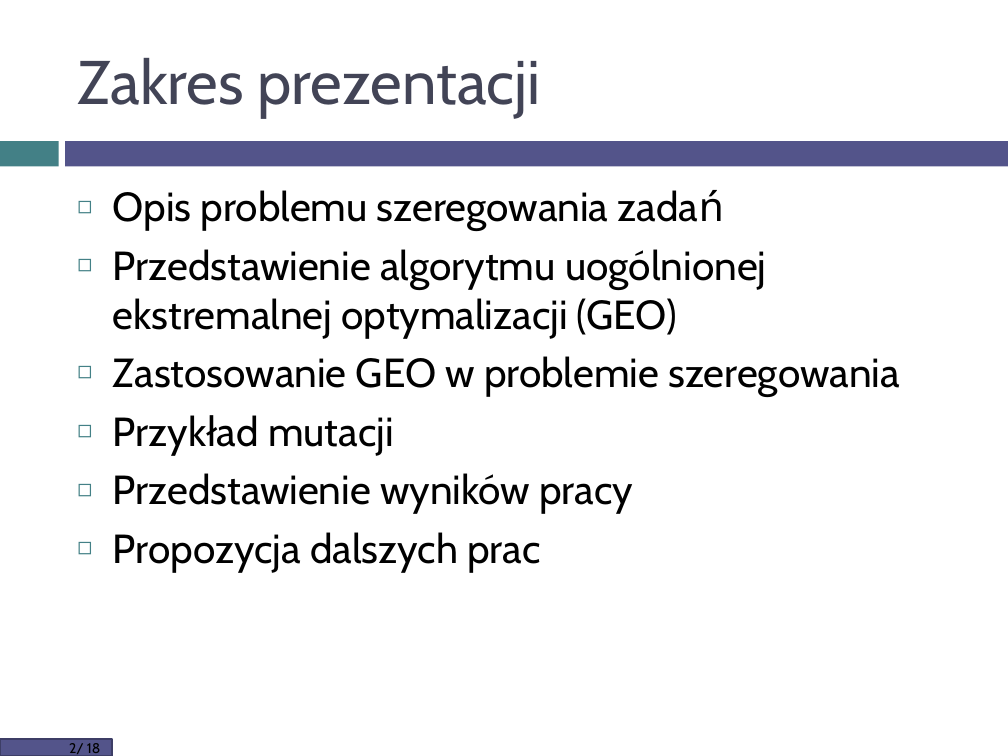
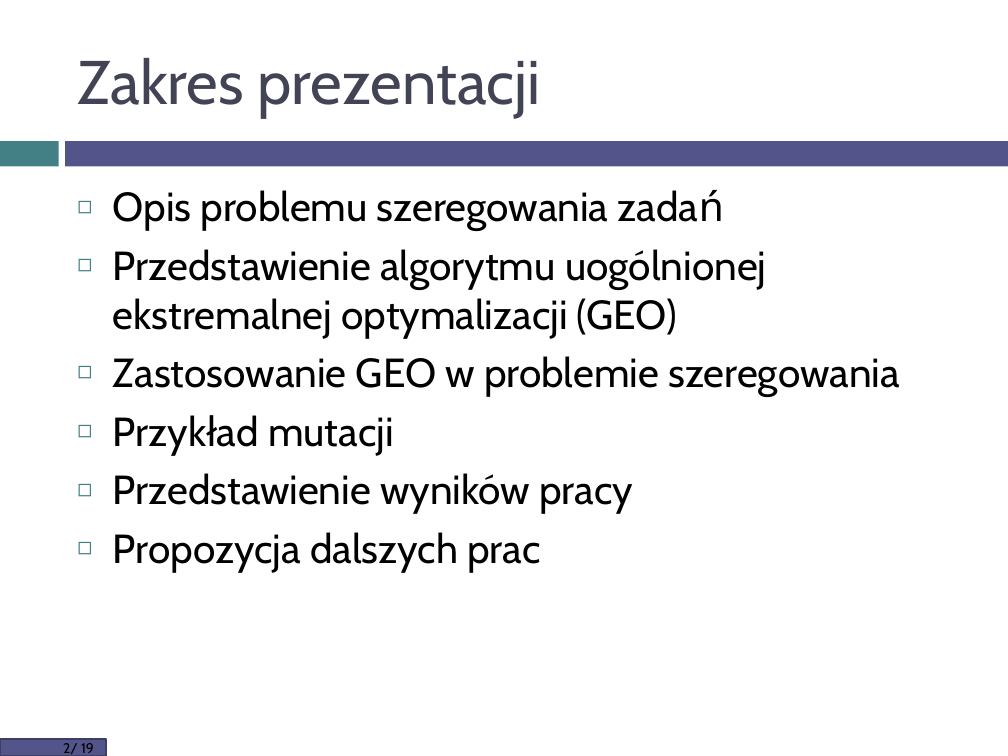
Before and after one commit to kaczuss/geo-scheduling, a slide deck: slide 2 of tekst/prezentacja.pptm. Drawn at 1008x756 pixels with LibreOffice and Linux fonts; fonts in the diff are those of the drawing; background and template pictures are left out. Boxes give left, top, right and bottom in pixels: in the first picture for what was removed or moved away, otherwise in the second. Text is boxed around its words. In the diff, an @@ line names an element or a change of style, - is before the commit and + after.

Commit message:
poprawki w prezentacji

```diff
--- a/tekst/prezentacja.pptm
+++ b/tekst/prezentacja.pptm
@@ rectangle: place and size @@
-rectangle at bbox=[0, 739, 112, 756]
+rectangle at bbox=[0, 739, 106, 756]
@@ text at bbox=[63, 743, 94, 754]: text changed @@
-2/ 18
+2/ 19
```
Also in this commit, not shown: 16 other slides changed, 1 slide added, 1 other file.
